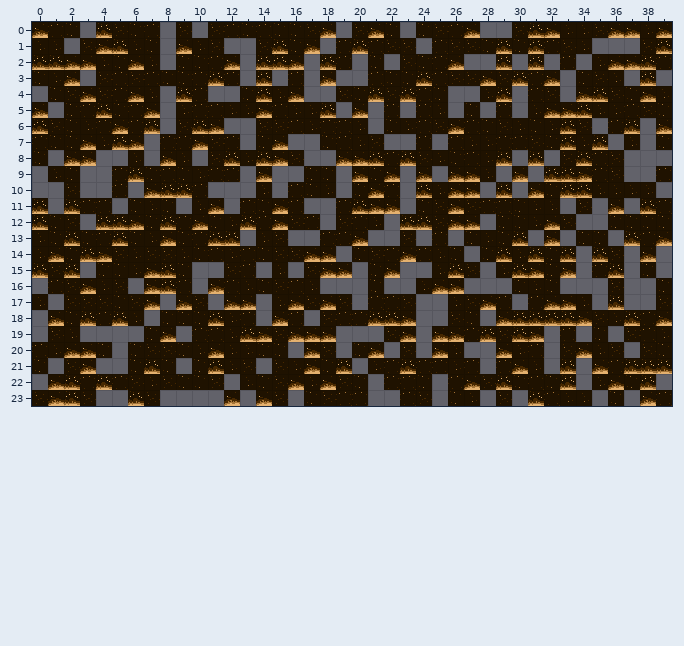
An edit to a level. Tiled map, assets/level0.tmx. Above, as it was before the edit.
Cells are 16x16 px. Shown: x 0..39, y 0..23.
After:
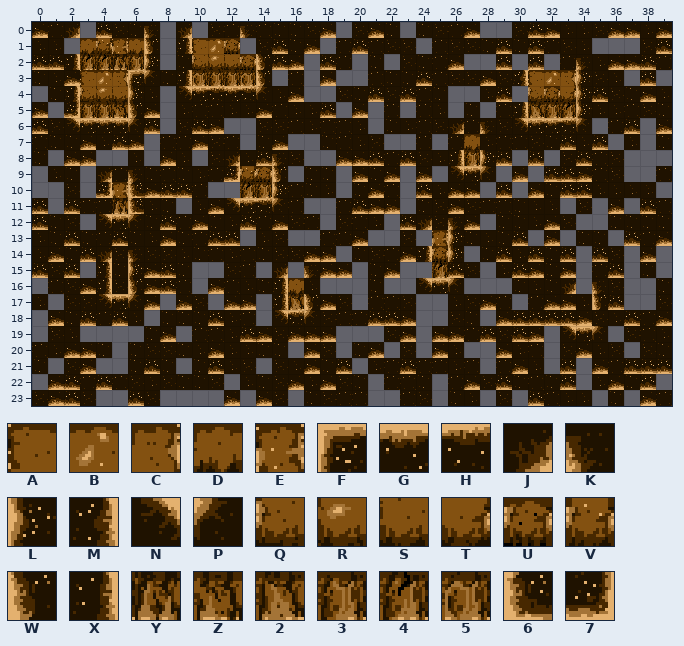
Key: from "Tiles-updated": A 0, B 1, C 3, D 4, E 5, F 6, G 7, H 8, J 10, K 11, L 26, M 29, N 30, P 31, Q 40, R 41, S 42, T 43, U 44, V 45, W 46, X 49, Y 60, Z 61, 2 62, 3 63, 4 64, 5 65, 6 66, 7 69.
_ is an empty cell.
Tiles of an added or newly shown layer are drawn over the layers below it.
Edits made:
Layer "ground" (now shown):
y 0: x 2 _ -> J; x 7 _ -> K; x 9 _ -> J; x 13 _ -> K
y 1: x 7 _ -> W; x 9 _ -> X
y 2: x 2 _ -> X; x 7 _ -> L; x 14 _ -> W; x 34 _ -> K
y 3: x 6..7 __ -> FP; x 9 _ -> X; x 14 _ -> W; x 30 _ -> M; x 34 _ -> L
y 4: x 2 _ -> X; x 6 _ -> L; x 9..14 ______ -> NGHGHP; x 34 _ -> L
y 5: x 2 _ -> 7; x 6 _ -> W; x 30 _ -> X; x 34 _ -> L
y 6: x 2..6 _____ -> NGGGP; x 26 _ -> J; x 28 _ -> K; x 30..34 _____ -> NGGHP
y 8: x 12 _ -> J; x 15 _ -> K; x 26 _ -> X; x 28 _ -> L
y 9: x 4 _ -> J; x 6 _ -> K; x 12 _ -> 7; x 15 _ -> W; x 26..28 ___ -> NGP
y 10: x 4 _ -> 7; x 6 _ -> 6; x 15 _ -> L
y 11: x 6 _ -> 6; x 12..15 ____ -> NGHP
y 12: x 4..6 ___ -> NGP; x 24 _ -> J; x 26 _ -> K
y 13: x 26 _ -> L
y 14: x 4 _ -> J; x 6 _ -> K; x 24 _ -> X; x 26 _ -> L
y 15: x 4 _ -> X; x 6 _ -> L; x 15 _ -> J; x 17 _ -> K
y 16: x 4 _ -> X; x 6 _ -> W; x 15 _ -> X; x 24..26 ___ -> NGP; x 33 _ -> J; x 35 _ -> K
y 17: x 4..6 ___ -> NGP; x 15 _ -> X; x 17 _ -> W; x 35 _ -> W
y 18: x 15..17 ___ -> NHP
y 19: x 33..35 ___ -> NGP
Layer "colliders" (now shown):
y 1: x 3..6 ____ -> DVED; x 10..12 ___ -> ABU
y 2: x 3..6 ____ -> 44Y3; x 10..13 ____ -> QRSU
y 3: x 3..5 ___ -> ABC; x 10..13 ____ -> 5335; x 31..33 ___ -> ABC
y 4: x 3..5 ___ -> QRS; x 31..33 ___ -> QUT
y 5: x 3..5 ___ -> 33Z; x 31..33 ___ -> 234
y 7: x 27 _ -> D
y 8: x 27 _ -> 3
y 9: x 13..14 __ -> VU
y 10: x 5 _ -> E; x 13..14 __ -> 43
y 11: x 5 _ -> Y
y 13: x 25 _ -> E
y 14: x 25 _ -> U
y 15: x 25 _ -> 4
y 16: x 16 _ -> D
y 17: x 16 _ -> 2
